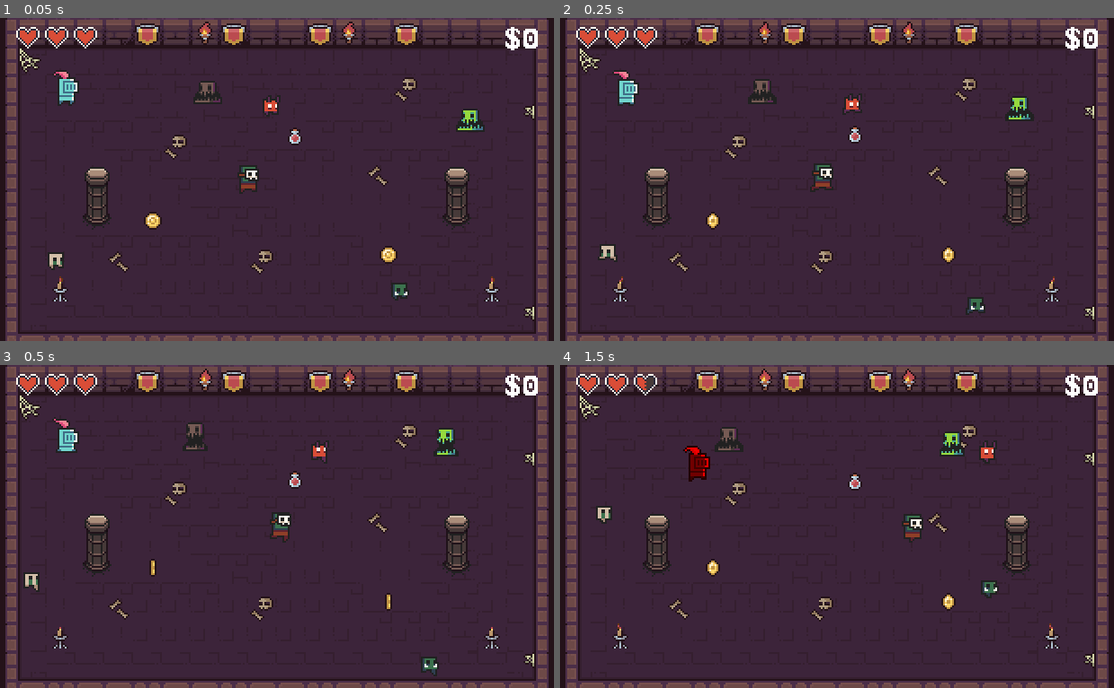
Above: before the commit, frames 1-4 (two rows, left to right).
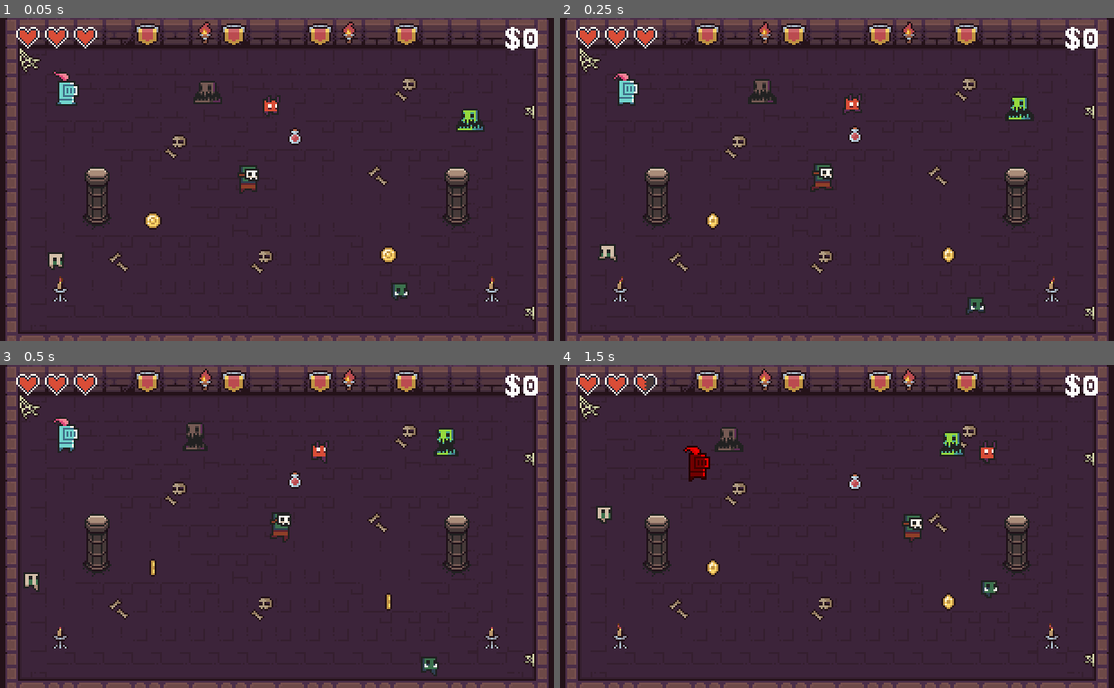
Above: after the commit, the same moments.

Repository: eleniums/dungeon-crawler
Game: Godot game, scene res://levels/sandbox/Sandbox.tscn
Two runs of this game, one before a commit and one after it. Both use one fixed random seed, a clock stepped at 60 frames per second and the inputs below.
Inputs:
- Up to frame 1 (0.05 s): no input
- Up to frame 2 (0.25 s): no input
- Up to frame 3 (0.5 s): no input
- Up to frame 4 (1.5 s): hold Right (ui_right) 0.53-1.28 s; tap Space (ui_select) at 0.77 s; hold Down (ui_down) from 1.28 s (still down)

The runs differ from the first frame. In frame 1, 0.2% of the frame differs, in the area x 9-15%, y 16-28%; in frame 2, less than 0.1%; in frame 3, 0.2%; in frame 4, nothing differs.

Commit message:
Disable and explode player when hp reaches 0

Diff:
--- a/characters/player/Player.gd
+++ b/characters/player/Player.gd
@@ -76,6 +76,12 @@
 	_flash = false
 	$FlashTimer.start()
 
+func disable():
+	visible = false
+	set_process(false)
+	$Weapon/WeaponHitbox/CollisionShape2D.disabled = true
+	$Hitbox/CollisionShape2D.disabled = true
+
 func _on_FlashTimer_timeout():
 	if _flash:
 		modulate = Color(1,0,0,1)
--- a/characters/player/knight/Knight.tscn
+++ b/characters/player/knight/Knight.tscn
@@ -18,6 +18,22 @@
 [sub_resource type="RectangleShape2D" id=14]
 extents = Vector2( 5, 9 )
 
+[sub_resource type="AtlasTexture" id=5]
+atlas = ExtResource( 1 )
+region = Rect2( 128, 64, 16, 32 )
+
+[sub_resource type="AtlasTexture" id=6]
+atlas = ExtResource( 1 )
+region = Rect2( 144, 64, 16, 32 )
+
+[sub_resource type="AtlasTexture" id=7]
+atlas = ExtResource( 1 )
+region = Rect2( 160, 64, 16, 32 )
+
+[sub_resource type="AtlasTexture" id=8]
+atlas = ExtResource( 1 )
+region = Rect2( 176, 64, 16, 32 )
+
 [sub_resource type="AtlasTexture" id=1]
 atlas = ExtResource( 1 )
 region = Rect2( 192, 64, 16, 32 )
@@ -34,32 +50,16 @@
 atlas = ExtResource( 1 )
 region = Rect2( 240, 64, 16, 32 )
 
-[sub_resource type="AtlasTexture" id=5]
-atlas = ExtResource( 1 )
-region = Rect2( 128, 64, 16, 32 )
-
-[sub_resource type="AtlasTexture" id=6]
-atlas = ExtResource( 1 )
-region = Rect2( 144, 64, 16, 32 )
-
-[sub_resource type="AtlasTexture" id=7]
-atlas = ExtResource( 1 )
-region = Rect2( 160, 64, 16, 32 )
-
-[sub_resource type="AtlasTexture" id=8]
-atlas = ExtResource( 1 )
-region = Rect2( 176, 64, 16, 32 )
-
 [sub_resource type="SpriteFrames" id=9]
 animations = [ {
+"frames": [ SubResource( 5 ), SubResource( 6 ), SubResource( 7 ), SubResource( 8 ) ],
+"loop": true,
+"name": "idle",
+"speed": 5.0
+}, {
 "frames": [ SubResource( 1 ), SubResource( 2 ), SubResource( 3 ), SubResource( 4 ) ],
 "loop": true,
 "name": "move",
-"speed": 5.0
-}, {
-"frames": [ SubResource( 5 ), SubResource( 6 ), SubResource( 7 ), SubResource( 8 ) ],
-"loop": true,
-"name": "idle",
 "speed": 5.0
 } ]
 
@@ -91,6 +91,7 @@
 [node name="AnimatedSprite" type="AnimatedSprite" parent="."]
 frames = SubResource( 9 )
 animation = "idle"
+frame = 2
 playing = true
 
 [node name="CollisionShape2D" type="CollisionShape2D" parent="."]
--- a/levels/sandbox/Level.gd
+++ b/levels/sandbox/Level.gd
@@ -14,8 +14,10 @@
 	update_money()
 	update_health()
 
-	if Engine.current_hp == 0:
+	if Engine.current_hp <= 0 and $HUD/GameOver.visible == false:
 		$HUD/GameOver.visible = true
+		Engine.add_explosion(Engine.player.position)
+		Engine.player.disable()
 
 func update_money():
 	$HUD/Money.text = "$" + str(Engine.money)
